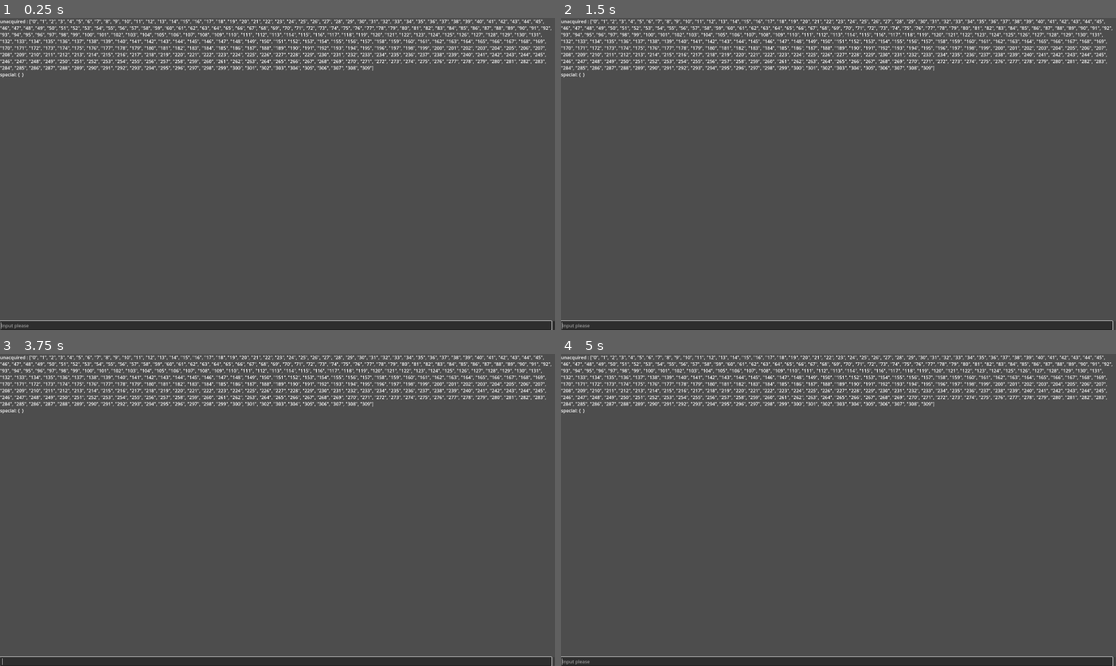
Above: before the commit, frames 1-4 (two rows, left to right).
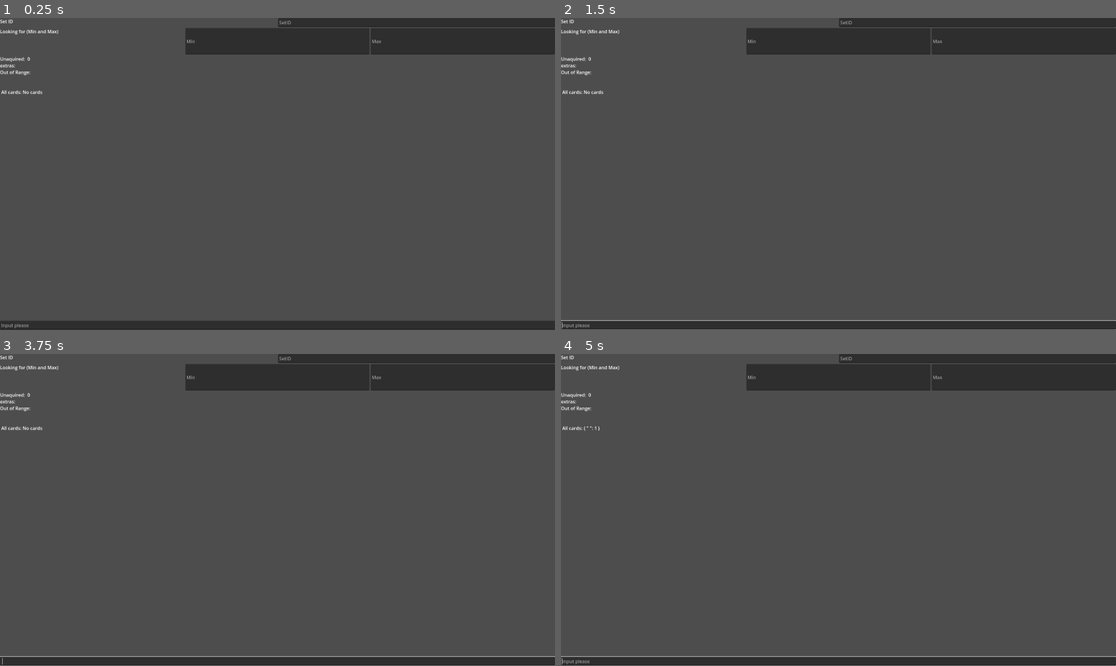
Above: after the commit, the same moments.

Repository: BrianBHuynh/MTG-easy-card-ID-tracker
Game: Godot game, scene res://tracker_scene.tscn
Same seed, same stepped clock (60 frames per second), same inputs: the game is played once before the commit and once after it.
Inputs (mouse positions are in pixels of both pictures, inside the frame that each line leads up to):
- Up to frame 1 (0.25 s): no input
- Up to frame 2 (1.5 s): click (1115, 326) at 0.52 s; click (1115, 326) at 1.27 s
- Up to frame 3 (3.75 s): click (554, 662) at 2.02 s; tap Enter at 2.75 s; tap Space at 3.5 s
- Up to frame 4 (5 s): tap Enter at 4.25 s

The runs differ from the first frame. In frame 1, 9.9% of the frame differs, in the area x 0-100%, y 0-100%; in frame 2, 9.9%; in frame 3, 9.9%; in frame 4, 9.9%.

Commit message:
Version 1.0
A working version with the ability to have different set numbers, saves, and listing for Unaquired, extra cards, and out of range cards.

Diff:
--- /dev/null
+++ b/Saves.gd
@@ -0,0 +1,180 @@
+extends Node
+
+
+var data: Dictionary = {}
+var settings: Dictionary = {}
+var networking: Dictionary = {}
+var keybindings: Dictionary = {}
+var encryption_key: String = OS.get_unique_id()
+var save_loaded: bool = false
+const save_extension: String = ".DECK"
+const checksum_extension: String = ".SLAB"
+var autosave_tick: int = 0
+var autosave_interval: int = 36000
+signal load_finished()
+
+
+func _ready() -> void:
+	make_dir("user://saves")
+	make_dir("user://backup")
+	make_dir("user://fallback")
+	make_dir("user://fonts")
+	data = load_file("cards")
+	save_loaded = true
+
+
+func _physics_process(_delta: float) -> void:
+	auto_save()
+
+
+func auto_save() -> void:
+	autosave_tick = autosave_tick + 1
+	if autosave_tick > autosave_interval:
+		autosave_tick = 0
+		while get_tree() == null:
+			await get_tree().process_frame
+
+		if get_or_add("settings", "auto_save", true):
+			save_game()
+
+
+func set_value(dictionary: String, key: String, value: Variant) -> void:
+	match dictionary:
+		"settings":
+			settings[key] = value
+		"networking":
+			networking[key] = value
+		"keybindings":
+			keybindings[key] = value
+		_:
+			if(not data.has(dictionary)):
+				data[dictionary] = {}
+			data[dictionary][key] = value
+
+
+func has(dictionary: String, key: String) -> bool:
+	if data.has(dictionary) and data[dictionary].has(key):
+		return true
+	else:
+		return false
+
+
+func get_or_add(dictionary: String, key: String, default_value: Variant) -> Variant:
+	return data.get_or_add(dictionary, {}).get_or_add(key, default_value)
+
+
+func get_or_return(dictionary: String, key: String, default_value: Variant) -> Variant:
+	return data.get(dictionary, {}).get(key, default_value)
+
+
+func save_game() -> void:
+	save_file(data, "cards")
+
+
+func make_dir(dir: String) -> void:
+	if not DirAccess.dir_exists_absolute(dir):
+		DirAccess.make_dir_absolute(dir)
+
+
+func save_file(content: Variant, location: String) -> void:
+	var content_json: String = JSON.stringify(content, "\t")
+	write_json(content_json, "user://saves/", location)
+	write_json(content_json, "user://backup/", location)
+	write_json(content_json, "user://fallback/", location)
+
+
+func save_file_encrypted(content: Variant, location: String) -> void:
+	var content_json: String = JSON.stringify(content, "\t")
+	write_json_encrypted(content_json, "user://saves/", location)
+	write_json_encrypted(content_json, "user://backup/", location)
+	write_json_encrypted(content_json, "user://fallback/", location)
+	save_file(data, location + ".readable")
+
+
+func write_json_encrypted(content: Variant, dir: String, location: String) -> void:
+	open_write_encrypted(dir + location + save_extension).store_line(content)
+	open_write_encrypted(dir + location + checksum_extension).store_line(FileAccess.get_sha256(dir + location + save_extension))
+
+
+func write_json(content: Variant, dir: String, location: String) -> void:
+	open_write(dir + location + save_extension).store_line(content)
+
+
+func load_file_encrypted(location: String) -> Variant:
+	var content: JSON = JSON.new()
+	if sanity_check_encrypted("user://saves/", location, content):
+		return content.data
+	elif sanity_check_encrypted("user://backup/", location, content):
+		return content.data
+	elif sanity_check_encrypted("user://fallback/", location, content):
+		return content.data
+	else:
+		return {}
+
+
+func load_file(location: String) -> Variant:
+	var content: JSON = JSON.new()
+	if sanity_check("user://saves/", location, content):
+		return content.data
+	elif sanity_check("user://backup/", location, content):
+		return content.data
+	elif sanity_check("user://fallback/", location, content):
+		return content.data
+	else:
+		return {}
+
+
+func sanity_check_encrypted(dir: String, location: String, content: JSON) -> bool:
+	if (
+		FileAccess.file_exists(dir + location + save_extension)
+		and FileAccess.file_exists(dir + location + checksum_extension)
+		and open_read_encrypted(dir + location + checksum_extension) != null
+		and open_read_encrypted(dir + location + save_extension) != null
+	):
+		return (
+		FileAccess.get_sha256(dir + location + save_extension) == open_read_encrypted(dir + location + checksum_extension).get_line()
+		and content.parse(open_read_encrypted(dir + location + save_extension).get_as_text()) == OK
+		)
+
+	return false
+
+
+func sanity_check_checksum(dir: String, location: String, content: JSON) -> bool:
+	var sanity: bool = false
+	if (
+		FileAccess.file_exists(dir + location + save_extension)
+		and FileAccess.file_exists(dir + location + checksum_extension)
+		and open_read(dir + location + checksum_extension) != null
+		and open_read(dir + location + save_extension) != null
+	):
+		sanity = (
+		FileAccess.get_sha256(dir + location + save_extension) == open_read(dir + location + checksum_extension).get_line()
+		and content.parse(open_read(dir + location + save_extension).get_as_text()) == OK
+		)
+
+	return sanity
+
+
+func sanity_check(dir: String, location: String, content: JSON) -> bool:
+	var sanity: bool = false
+	if (
+		FileAccess.file_exists(dir + location + save_extension) and open_read(dir + location + save_extension) != null
+	):
+		sanity = content.parse(open_read(dir + location + save_extension).get_as_text()) == OK
+	return sanity
+
+
+func open_write_encrypted(path: String) -> FileAccess:
+	return FileAccess.open_encrypted_with_pass(path, FileAccess.WRITE, encryption_key)
+
+
+func open_write(path: String) -> FileAccess:
+	return FileAccess.open(path, FileAccess.WRITE)
+
+
+func open_read_encrypted(path: String) -> FileAccess:
+	return FileAccess.open_encrypted_with_pass(path, FileAccess.READ, encryption_key)
+
+
+func open_read(path: String) -> FileAccess:
+	return FileAccess.open(path, FileAccess.READ)
--- a/project.godot
+++ b/project.godot
@@ -15,6 +15,14 @@
 config/features=PackedStringArray("4.4", "GL Compatibility")
 config/icon="res://icon.svg"
 
+[autoload]
+
+Saves="*res://Saves.gd"
+
+[debug]
+
+gdscript/warnings/unused_signal=0
+
 [display]
 
 window/size/viewport_width=1920
--- a/tracker_scene.gd
+++ b/tracker_scene.gd
@@ -1,24 +1,47 @@
 extends Node2D
 
 
-var unacquired_list: Dictionary
 var special_list: Dictionary
 var num: int = 310
+var time_since_last_refresh: int = 0
 
 func _ready() -> void:
-	for i in 310:
-		unacquired_list.set(str(i), false)
-	$VBoxContainer/RichTextLabel.text = "unacquired : " + str(unacquired_list.keys()) + "\nspecial: " + str(special_list)
-	$VBoxContainer/HBoxContainer/LineEdit.grab_focus()
+	process_text()
+
 
 func _physics_process(delta: float) -> void:
-	if not $VBoxContainer/HBoxContainer/LineEdit.has_focus():
-		$VBoxContainer/HBoxContainer/LineEdit.grab_focus()
+	if time_since_last_refresh > 120:
+		process_text()
+		time_since_last_refresh = 0
+	else:
+		time_since_last_refresh = time_since_last_refresh + 1
+
+
+func process_text(_input: String = "") -> void:
+	var unacquired_list: String = "Unaquired: "
+	var extras: Dictionary = {}
+	var extras_string: String = "extras: "
+	var out_of_range: String = "Out of Range: "
+	for i in int($VBoxContainer/Range/Max.text) - int($VBoxContainer/Range/Min.text) + 1:
+		if Saves.get_or_return($VBoxContainer/SetID/SetID.text, str(i + int($VBoxContainer/Range/Min.text)), 0) == 0:
+			unacquired_list = unacquired_list + " " + str(i + int($VBoxContainer/Range/Min.text))
+	if Saves.data is Dictionary and Saves.data.has($VBoxContainer/SetID/SetID.text) and Saves.data[$VBoxContainer/SetID/SetID.text] is Dictionary:
+		for key in Saves.data[$VBoxContainer/SetID/SetID.text].keys():
+			if Saves.data[$VBoxContainer/SetID/SetID.text][key] > 0:
+				extras[key] = Saves.data[$VBoxContainer/SetID/SetID.text][key]
+			if int(key) > int($VBoxContainer/Range/Max.text) or int(key) < int($VBoxContainer/Range/Min.text):
+				out_of_range = out_of_range + "[" + str(key) + ", " + str(Saves.data[$VBoxContainer/SetID/SetID.text][key]) + "] "
+	for key in extras:
+		if extras[key] > 1:
+			extras_string = extras_string + " [" + str(key) + ", " + str(extras[key] - 1) + "] "
+	$VBoxContainer/RichTextLabel.text = (
+		unacquired_list + "\n" + extras_string + "\n" + out_of_range + "\n\n\n All cards: " + str(Saves.data.get($VBoxContainer/SetID/SetID.text, "No cards"))
+	)
+
 
 func _on_line_edit_text_submitted(new_text: String) -> void:
-	if unacquired_list.has($VBoxContainer/HBoxContainer/LineEdit.text):
-		unacquired_list.erase($VBoxContainer/HBoxContainer/LineEdit.text)
-	if int($VBoxContainer/HBoxContainer/LineEdit.text) >= num:
-		special_list.set(int($VBoxContainer/HBoxContainer/LineEdit.text), special_list.get_or_add(int($VBoxContainer/HBoxContainer/LineEdit.text), 0) + 1)
-	$VBoxContainer/RichTextLabel.text = "unacquired : " + str(unacquired_list.keys()) + "\nspecial: " + str(special_list)
-	$VBoxContainer/HBoxContainer/LineEdit.text = ""
+	if new_text != "":
+		Saves.set_value($VBoxContainer/SetID/SetID.text, new_text, int(Saves.get_or_return($VBoxContainer/SetID/SetID.text, new_text, 0) + 1))
+	process_text()
+	$VBoxContainer/LineEdit.text = ""
+	Saves.save_game()
--- a/tracker_scene.tscn
+++ b/tracker_scene.tscn
@@ -7,26 +7,59 @@
 
 [node name="VBoxContainer" type="VBoxContainer" parent="."]
 clip_contents = true
-custom_minimum_size = Vector2(1920, 1080)
 offset_right = 1920.0
 offset_bottom = 1080.0
 size_flags_horizontal = 3
 size_flags_vertical = 3
 
+[node name="SetID" type="HBoxContainer" parent="VBoxContainer"]
+layout_mode = 2
+
+[node name="RichTextLabel" type="RichTextLabel" parent="VBoxContainer/SetID"]
+layout_mode = 2
+size_flags_horizontal = 3
+text = "Set ID"
+fit_content = true
+
+[node name="SetID" type="LineEdit" parent="VBoxContainer/SetID"]
+layout_mode = 2
+size_flags_horizontal = 3
+placeholder_text = "SetID"
+
+[node name="Range" type="HBoxContainer" parent="VBoxContainer"]
+clip_contents = true
+layout_mode = 2
+size_flags_vertical = 3
+size_flags_stretch_ratio = 0.1
+
+[node name="RichTextLabel" type="RichTextLabel" parent="VBoxContainer/Range"]
+layout_mode = 2
+size_flags_horizontal = 3
+text = "Looking for (Min and Max)
+"
+fit_content = true
+
+[node name="Min" type="LineEdit" parent="VBoxContainer/Range"]
+layout_mode = 2
+size_flags_horizontal = 3
+placeholder_text = "Min"
+
+[node name="Max" type="LineEdit" parent="VBoxContainer/Range"]
+layout_mode = 2
+size_flags_horizontal = 3
+placeholder_text = "Max"
+
 [node name="RichTextLabel" type="RichTextLabel" parent="VBoxContainer"]
 layout_mode = 2
 size_flags_vertical = 3
 
-[node name="HBoxContainer" type="HBoxContainer" parent="VBoxContainer"]
-layout_mode = 2
-
-[node name="LineEdit" type="LineEdit" parent="VBoxContainer/HBoxContainer"]
+[node name="LineEdit" type="LineEdit" parent="VBoxContainer"]
 layout_mode = 2
 size_flags_horizontal = 3
 placeholder_text = "Input please"
 keep_editing_on_text_submit = true
 
-[node name="Button" type="Button" parent="VBoxContainer/HBoxContainer"]
-layout_mode = 2
-
-[connection signal="text_submitted" from="VBoxContainer/HBoxContainer/LineEdit" to="." method="_on_line_edit_text_submitted"]
+[connection signal="text_submitted" from="VBoxContainer/SetID/SetID" to="." method="process_text"]
+[connection signal="text_submitted" from="VBoxContainer/Range/Min" to="." method="process_text"]
+[connection signal="text_submitted" from="VBoxContainer/Range/Max" to="." method="process_text"]
+[connection signal="text_submitted" from="VBoxContainer/LineEdit" to="." method="_on_line_edit_text_submitted"]
Not shown, added: Saves.gd.uid
